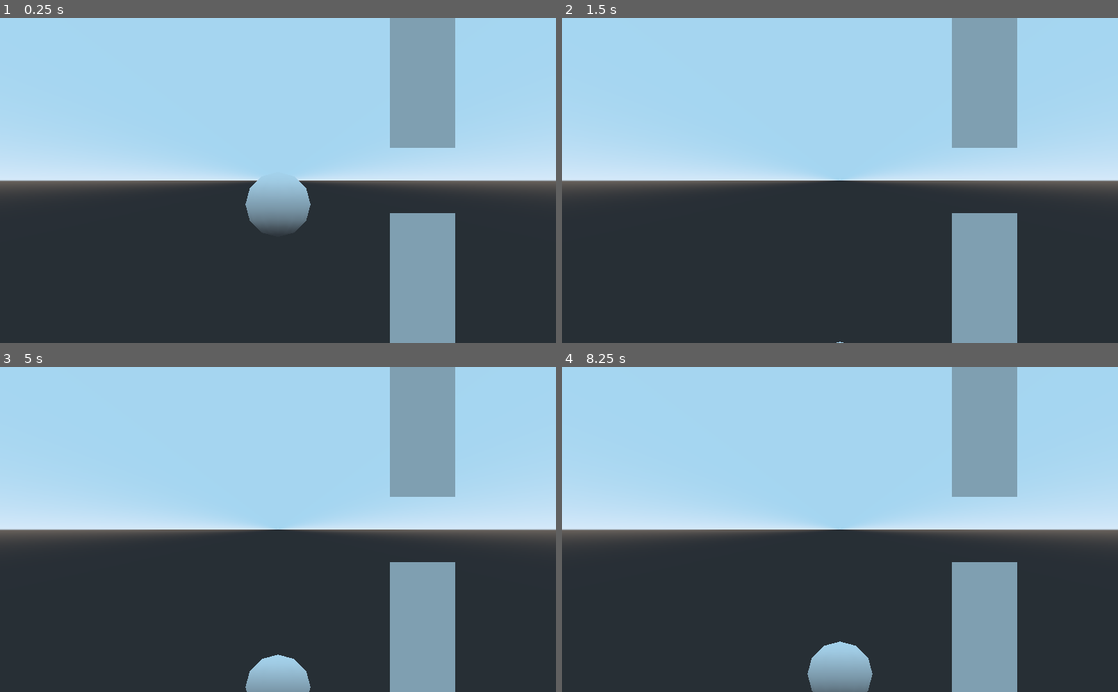
Above: before the commit, frames 1-4 (two rows, left to right).
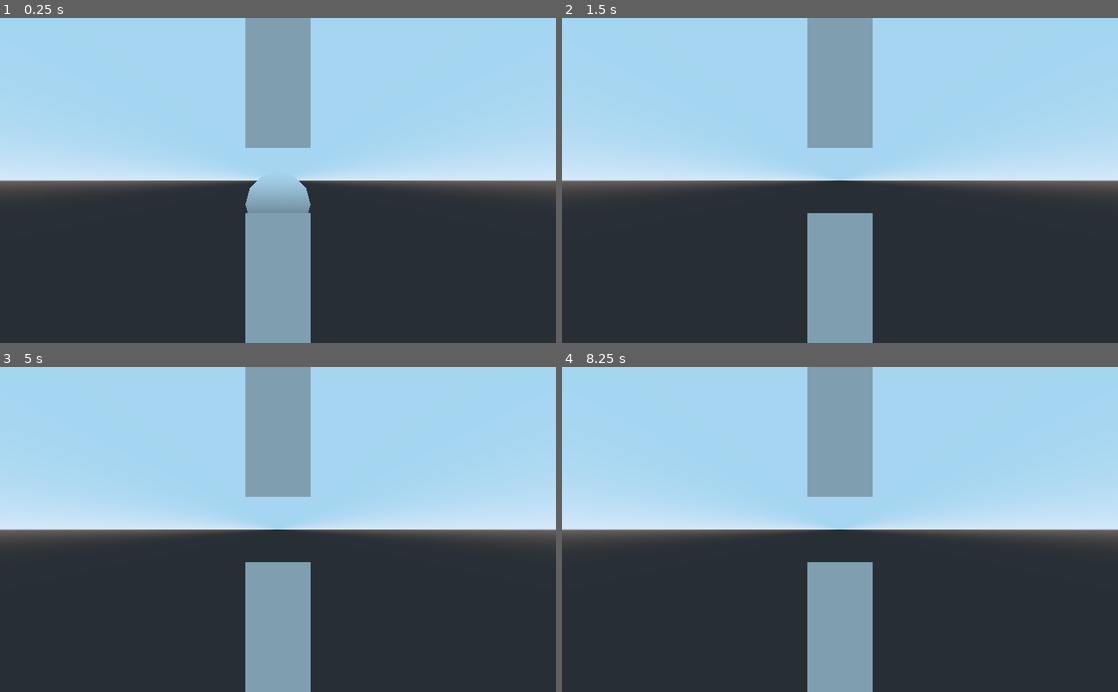
Above: after the commit, the same moments.

Repository: Maximetinu/nomansflappy-godot
Game: Godot game, scene res://scenes/Main.tscn
Two runs of this game, one before a commit and one after it. Both use one fixed random seed, a clock stepped at 60 frames per second and the inputs below.
Inputs:
- Up to frame 1 (0.25 s): no input
- Up to frame 2 (1.5 s): tap Space (jump) at 0.77 s
- Up to frame 3 (5 s): tap Space (jump) at 1.52, 3.02, 3.77, 4.25, 4.52 s; tap Enter at 3.5 s
- Up to frame 4 (8.25 s): tap Enter at 5.75, 7.25 s; tap Space (jump) at 6.02, 6.5, 6.77, 7.52, 8 s

The runs differ from the first frame. In frame 1, 19% of the frame differs, in the area x 44-82%, y 0-100%; in frame 2, 19%; in frame 3, 18%; in frame 4, 18%.

Commit message:
Change obstacle type to Area

Diff:
--- a/scenes/Main.tscn
+++ b/scenes/Main.tscn
@@ -29,14 +29,7 @@
 [node name="CollisionShape" type="CollisionShape" parent="Player"]
 shape = SubResource( 1 )
 
-[node name="Obstacle" type="RigidBody" parent="."]
-transform = Transform( 1, 0, 0, 0, 1, 0, 0, 0, 1, 4.44114, 0, 0 )
-gravity_scale = 0.0
-axis_lock_linear_y = true
-axis_lock_linear_z = true
-axis_lock_angular_x = true
-axis_lock_angular_y = true
-axis_lock_angular_z = true
+[node name="Obstacle" type="Area" parent="."]
 script = ExtResource( 2 )
 
 [node name="CSGBox Up" type="CSGBox" parent="Obstacle"]
--- a/scripts/Obstacle.gd
+++ b/scripts/Obstacle.gd
@@ -1,4 +1,4 @@
-extends RigidBody
+extends Area
 
 
 # Declare member variables here. Examples:
